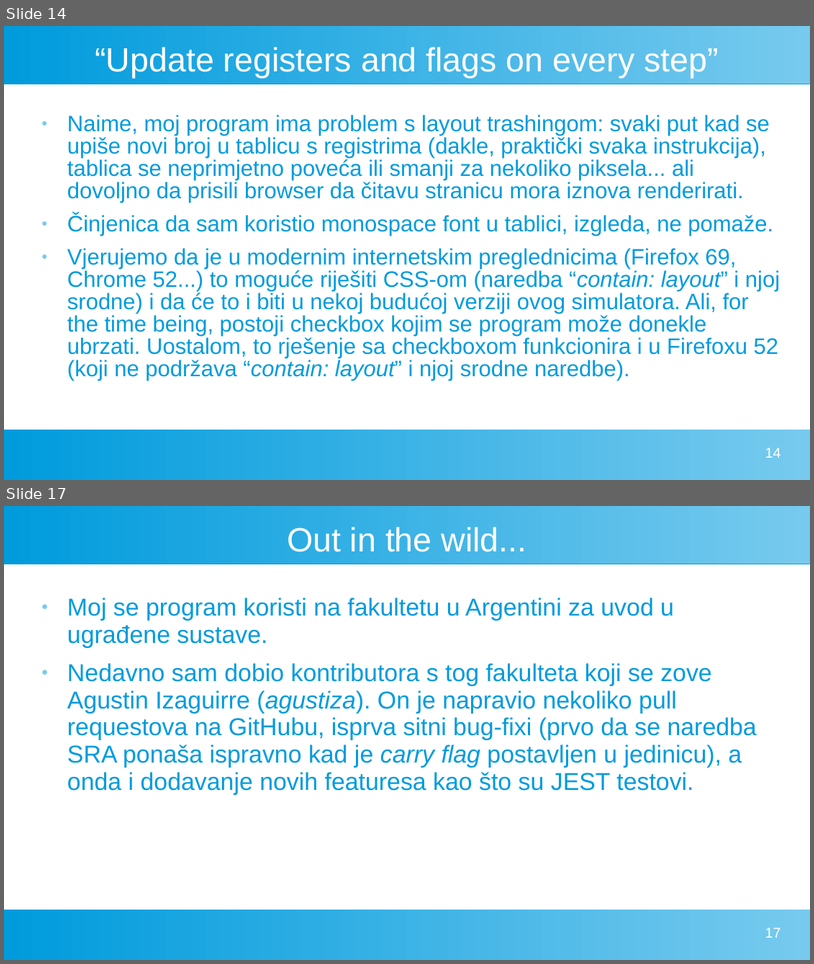
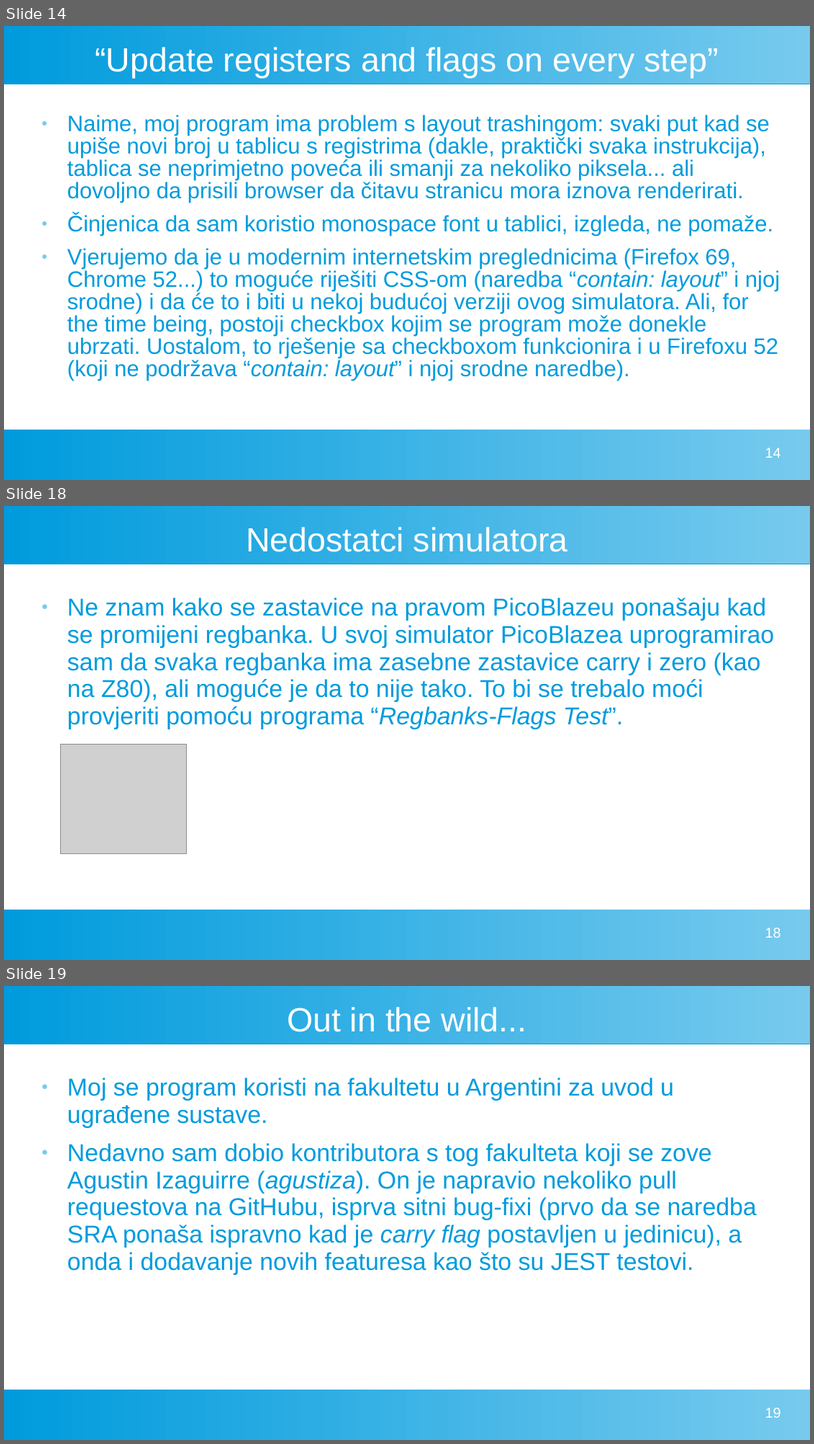
Before and after one commit to FlatAssembler/FlatAssembler.github.io, a slide deck: PicoBlaze/PicoBlaze.ppt. Shown one above the other, each under a label of ours: slides 14 and 17 before the commit, slides 14, 18 and 19 after it; the slides between them are not shown. The pictures are 814x964 and 814x1444 pixels, drawn with LibreOffice and Linux fonts; fonts in the diff are those of the drawing; grey boxes stand for pictures. Boxes give left, top, right and bottom in pixels: in the first picture for what was removed or moved away, otherwise in the second. Text is boxed around its words. In the diff, an @@ line names an element or a change of style, - is before the commit and + after.

Commit message:
Warned about a few more bugs in PicoBlaze Simulator in the presentation

```diff
--- a/PicoBlaze/PicoBlaze.ppt
+++ b/PicoBlaze/PicoBlaze.ppt
@@ slide 18 added at [4,506,810,960], background #FFFFFF; not listed: 2 template elements that a slide beside it also shows @@
@@ title added at [246,527,568,552], 33 pt, text #FFFFFF @@
+Nedostatci simulatora
@@ text added at [67,597,774,729], 24 pt, text #009BDD @@
+● Ne znam kako se zastavice na pravom PicoBlazeu ponašaju kad se promijeni regbanka. U svoj simulator PicoBlazea uprogramirao sam da svaka regbanka ima zasebne zastavice carry i zero (kao na Z80), ali moguće je da to nije tako. To bi se trebalo moći provjeriti pomoću programa “Regbanks-Flags Test”.
@@ picture added at [61,744,187,854] @@
@@ page number added at [766,927,782,937], 14 pt, text #FFFFFF @@
+18
@@ what was slide 17 is now slide 19 @@
@@ page number at [766,1407,782,1417]: text changed @@
-17
+19
```
Also in this commit, not shown: 3 slides changed, 1 other slide added.
